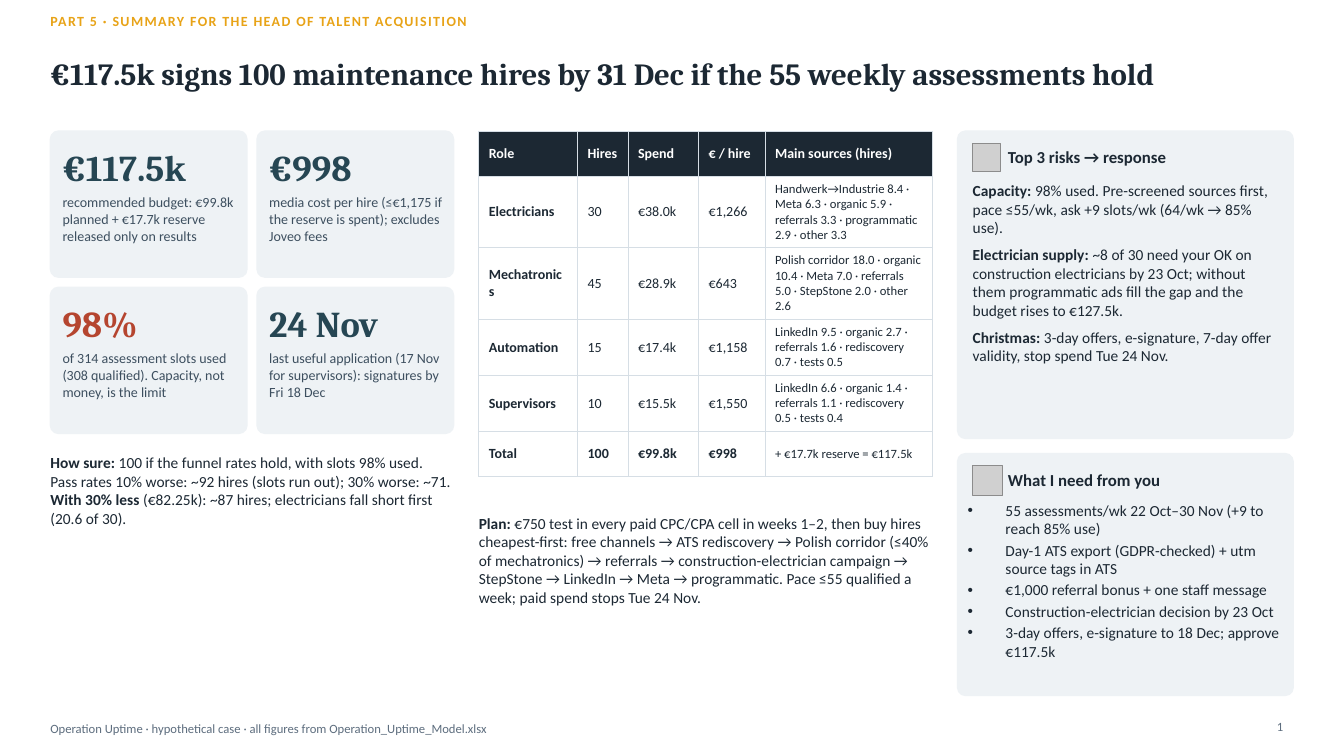
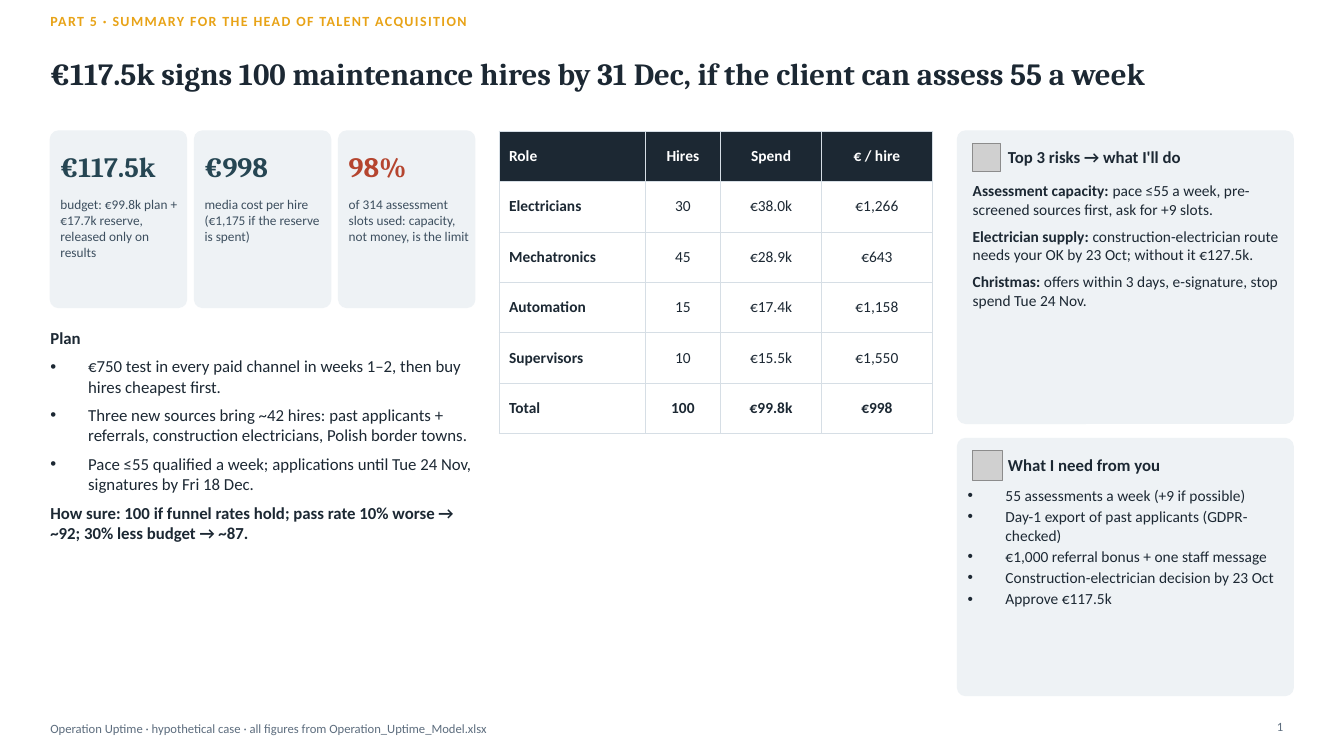
Before and after one commit to Anurag160596/haystack, a slide deck: slide 1 of operation_uptime/Operation_Uptime_Deck.pptx. Drawn at 1344x756 pixels with LibreOffice and Linux fonts; fonts in the diff are those of the drawing; grey boxes stand for pictures. Boxes give left, top, right and bottom in pixels: in the first picture for what was removed or moved away, otherwise in the second. Text is boxed around its words. In the diff, an @@ line names an element or a change of style, - is before the commit and + after.

```diff
--- a/operation_uptime/Operation_Uptime_Deck.pptx
+++ b/operation_uptime/Operation_Uptime_Deck.pptx
@@ title at <box>50,63,1145,92</box>: text changed @@
-€117.5k signs 100 maintenance hires by 31 Dec if the 55 weekly assessments hold
+€117.5k signs 100 maintenance hires by 31 Dec, if the client can assess 55 a week
@@ rounded rectangle: place and size @@
-rounded rectangle at <box>50,131,247,277</box>
+rounded rectangle at <box>50,131,187,308</box>
@@ rounded rectangle added at <box>195,131,331,308</box>, fill #EEF2F5, outline #EEF2F5 1 pt @@
@@ text "€998": place and size @@
-text "€998" at <box>269,156,351,182</box>
+text "€998" at <box>205,158,268,178</box>
@@ proportions changed in 4 elements at <box>958,131,1294,423</box>, <box>958,439,1294,696</box>, <box>50,131,187,308</box>, <box>339,131,475,308</box> @@
@@ rounded rectangle: place and size @@
-rounded rectangle at <box>257,131,454,277</box>
+rounded rectangle at <box>339,131,475,308</box>
@@ size 26 to 20 pt in 3 elements at <box>60,157,155,178</box>, <box>205,158,268,178</box>, <box>349,158,407,178</box> @@
@@ text "98%": place and size @@
-text "98%" at <box>63,312,138,338</box>
+text "98%" at <box>349,158,407,178</box>
@@ table at <box>499,131,933,417</box> @@
-column 5: Main sources (hires) | Handwerk→Industrie 8.4 · Meta 6.3 · organic 5.9 · referrals 3.3 · programmatic 2.9 · other 3.3 | Polish corridor 18.0 · organic 10.4 · Meta 7.0 · referrals 5.0 · StepStone 2.0 · other 2.6 | LinkedIn 9.5 · organic 2.7 · referrals 1.6 · rediscovery 0.7 · tests 0.5 | LinkedIn 6.6 · organic 1.4 · referrals 1.1 · rediscovery 0.5 · tests 0.4 | + €17.7k reserve = €117.5k
@@ table: place and size @@
-table at <box>479,131,933,572</box>
+table at <box>499,131,933,417</box>
@@ rounded rectangle: place and size @@
-rounded rectangle at <box>958,131,1294,439</box>
+rounded rectangle at <box>958,131,1294,423</box>
@@ text at <box>1008,151,1181,166</box>: text changed @@
-Top 3 risks → response
+Top 3 risks → what I'll do
@@ text at <box>60,199,167,257</box>: text changed; size 10 to 9.5 pt @@
-recommended budget: €99.8k planned + €17.7k reserve released only on results
+budget: €99.8k plan + €17.7k reserve, released only on results
@@ text at <box>205,199,320,243</box>: text changed; size 10 to 9.5 pt @@
-media cost per hire (≤€1,175 if the reserve is spent); excludes Joveo fees
+media cost per hire (€1,175 if the reserve is spent)
@@ text at <box>349,200,469,243</box>: text changed; size 10 to 9.5 pt @@
-of 314 assessment slots used (308 qualified). Capacity, not money, is the limit
+of 314 assessment slots used: capacity, not money, is the limit
@@ text at <box>973,185,1278,309</box>: text changed @@
-Capacity: 98% used. Pre-screened sources first, pace ≤55/wk, ask +9 slots/wk (64/wk → 85% use).
-Electrician supply: ~8 of 30 need your OK on construction electricians by 23 Oct; without them programmatic ads fill the gap and the budget rises to €127.5k.
-Christmas: 3-day offers, e-signature, 7-day offer validity, stop spend Tue 24 Nov.
+Assessment capacity: pace ≤55 a week, pre-screened sources first, ask for +9 slots.
+Electrician supply: construction-electrician route needs your OK by 23 Oct; without it €127.5k.
+Christmas: offers within 3 days, e-signature, stop spend Tue 24 Nov.
@@ rounded rectangle removed at <box>50,287,247,434</box> @@
@@ rounded rectangle removed at <box>257,287,454,434</box> @@
@@ text removed at <box>269,312,378,338</box> @@
-24 Nov
@@ text added at <box>50,332,471,542</box>, 12 pt, text #1C2833 @@
+Plan
+• €750 test in every paid channel in weeks 1–2, then buy hires cheapest first.
+• Three new sources bring ~42 hires: past applicants + referrals, construction electricians, Polish border towns.
+• Pace ≤55 qualified a week; applications until Tue 24 Nov, signatures by Fri 18 Dec.
+How sure: 100 if funnel rates hold; pass rate 10% worse → ~92; 30% less budget → ~87.
@@ text removed at <box>269,353,440,397</box> @@
-last useful application (17 Nov for supervisors): signatures by Fri 18 Dec
@@ rounded rectangle: place and size @@
-rounded rectangle at <box>958,454,1294,696</box>
+rounded rectangle at <box>958,439,1294,696</box>
@@ text "What I need from you": place and size @@
-text "What I need from you" at <box>1008,474,1160,489</box>
+text "What I need from you" at <box>1008,459,1160,474</box>
@@ text removed at <box>50,457,450,526</box> @@
-How sure: 100 if the funnel rates hold, with slots 98% used. Pass rates 10% worse: ~92 hires (slots run out); 30% worse: ~71. With 30% less (€82.25k): ~87 hires; electricians fall short first (20.6 of 30).
@@ picture: place and size @@
-picture at <box>973,466,1003,496</box>
+picture at <box>973,451,1003,481</box>
@@ text "55 assessments a week (+9 ...": place and size @@
-text "55 assessments a week (+9 ..." at <box>1005,505,1279,657</box>
+text "55 assessments a week (+9 ..." at <box>1005,490,1274,607</box>
@@ text at <box>1005,490,1248,543</box>: text changed @@
-• 55 assessments/wk 22 Oct–30 Nov (+9 to reach 85% use)
-• Day-1 ATS export (GDPR-checked) + utm source tags in ATS
+• 55 assessments a week (+9 if possible)
+• Day-1 export of past applicants (GDPR-checked)
@@ text removed at <box>479,518,928,606</box> @@
-Plan: €750 test in every paid CPC/CPA cell in weeks 1–2, then buy hires cheapest-first: free channels → ATS rediscovery → Polish corridor (≤40% of mechatronics) → referrals → construction-electrician campaign → StepStone → LinkedIn → Meta → programmatic. Pace ≤55 qualified a week; paid spend stops Tue 24 Nov.
@@ text at <box>1005,593,1112,607</box>: text changed @@
-• 3-day offers, e-signature to 18 Dec; approve €117.5k
+• Approve €117.5k
```
Also in this commit, not shown: 7 other slides changed, 1 other file.
